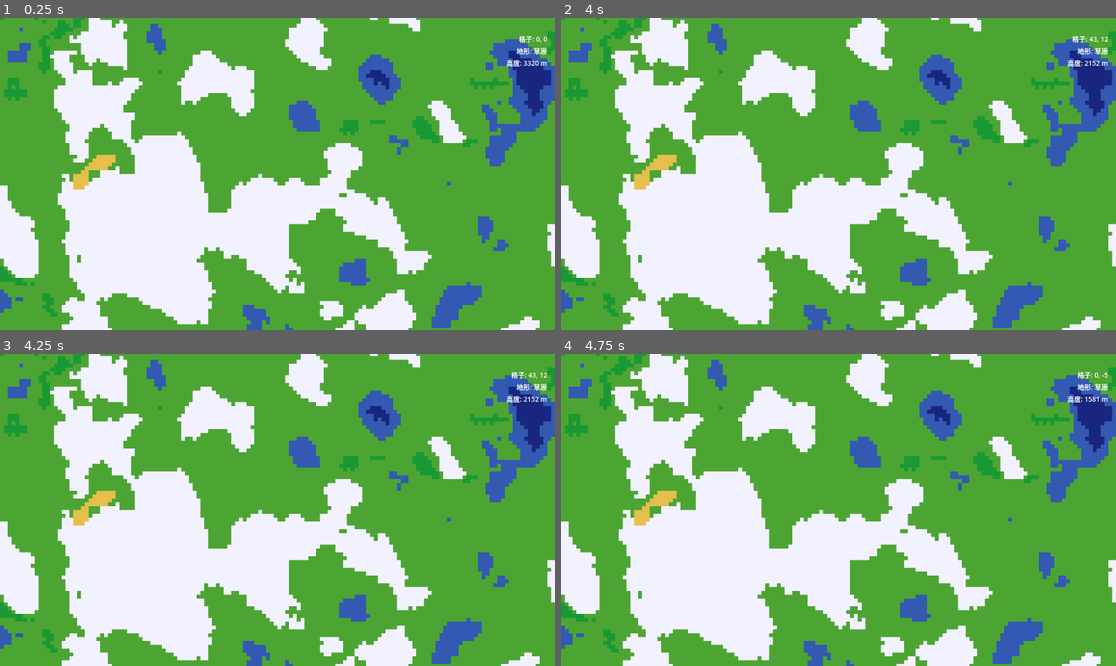
Above: before the commit, frames 1-4 (two rows, left to right).
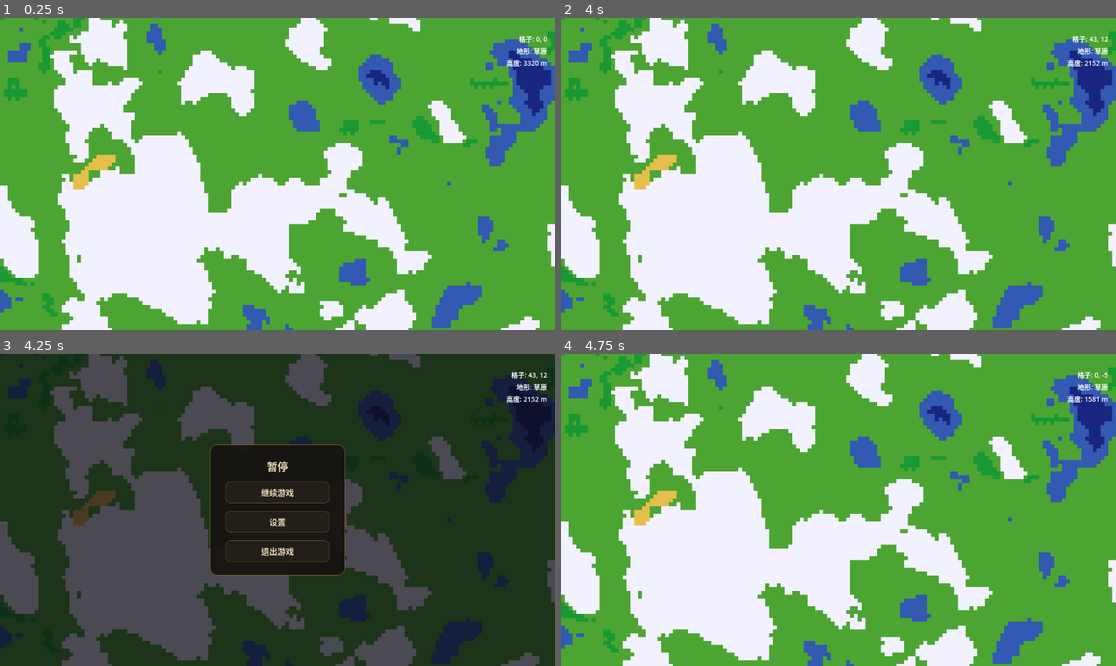
Above: after the commit, the same moments.

Repository: iiishop/cultivation-simulator
Game: Godot game, scene res://Scenes/map_view.tscn
Same seed, same stepped clock (60 frames per second), same inputs: the game is played once before the commit and once after it.
Inputs (mouse positions are in pixels of both pictures, inside the frame that each line leads up to):
- Up to frame 1 (0.25 s): no input
- Up to frame 2 (4 s): tap Enter at 0.5, 2, 3.5 s; move the mouse to (960, 158) at 0.52 s; click (960, 158) at 0.67 s; tap Space at 1.25, 2.75 s; drag from (727, 189) to (810, 236) at 1.27 s; move the mouse to (894, 105) at 2.02 s; click (894, 105) at 2.17 s; drag from (810, 236) to (672, 127) at 2.77 s; move the mouse to (1005, 220) at 3.52 s; click (1005, 220) at 3.67 s
- Up to frame 3 (4.25 s): tap Escape (ui_cancel) at 4.15 s
- Up to frame 4 (4.75 s): click (838, 491) at 4.25 s, where only the run after the commit has a clickable "继续游戏"

Frames 1-2 are identical in both runs. In frame 3, 100% of the frame differs, in the area x 0-100%, y 0-100%; in frame 4, nothing differs.

Commit message:
feat: Integrate pause menu into map_view and map_camera scripts
- Added a reference to the PauseMenu scene in map_view.tscn for better game state management.
- Updated map_camera.gd to include a pause_menu variable, allowing the pause menu to be displayed when the game is paused.
- Implemented input handling for opening the pause menu using the ESC key when the game is not paused.

Diff:
--- /dev/null
+++ b/Scenes/PauseMenu.tscn
@@ -0,0 +1,58 @@
+[gd_scene load_steps=2 format=3 uid="uid://dpause_menu_001"]
+
+[ext_resource type="Script" path="res://Scripts/pause_menu.gd" id="1_script"]
+
+[node name="PauseMenu" type="CanvasLayer"]
+process_mode = 3
+script = ExtResource("1_script")
+
+[node name="Background" type="ColorRect" parent="."]
+anchors_preset = 15
+anchor_right = 1.0
+anchor_bottom = 1.0
+grow_horizontal = 2
+grow_vertical = 2
+color = Color(0, 0, 0, 0.5)
+
+[node name="CenterContainer" type="CenterContainer" parent="."]
+anchors_preset = 15
+anchor_right = 1.0
+anchor_bottom = 1.0
+grow_horizontal = 2
+grow_vertical = 2
+
+[node name="PanelContainer" type="PanelContainer" parent="CenterContainer"]
+layout_mode = 2
+
+[node name="MarginContainer" type="MarginContainer" parent="CenterContainer/PanelContainer"]
+layout_mode = 2
+theme_override_constants/margin_left = 32
+theme_override_constants/margin_top = 28
+theme_override_constants/margin_right = 32
+theme_override_constants/margin_bottom = 28
+
+[node name="VBoxContainer" type="VBoxContainer" parent="CenterContainer/PanelContainer/MarginContainer"]
+layout_mode = 2
+theme_override_constants/separation = 16
+
+[node name="Title" type="Label" parent="CenterContainer/PanelContainer/MarginContainer/VBoxContainer"]
+unique_name_in_owner = true
+layout_mode = 2
+theme_override_font_sizes/font_size = 22
+text = "暂停"
+horizontal_alignment = 1
+
+[node name="BtnContinue" type="Button" parent="CenterContainer/PanelContainer/MarginContainer/VBoxContainer"]
+unique_name_in_owner = true
+layout_mode = 2
+text = "继续游戏"
+
+[node name="BtnSettings" type="Button" parent="CenterContainer/PanelContainer/MarginContainer/VBoxContainer"]
+unique_name_in_owner = true
+layout_mode = 2
+text = "设置"
+
+[node name="BtnQuit" type="Button" parent="CenterContainer/PanelContainer/MarginContainer/VBoxContainer"]
+unique_name_in_owner = true
+layout_mode = 2
+text = "退出游戏"
--- a/Scenes/map_view.tscn
+++ b/Scenes/map_view.tscn
@@ -1,7 +1,8 @@
-[gd_scene format=3 uid="uid://c2vx8qm4njy1b"]
+[gd_scene load_steps=3 format=3 uid="uid://c2vx8qm4njy1b"]
 
 [ext_resource type="Script" uid="uid://0ufwlxt8wsb6" path="res://Scripts/terrain_generator.gd" id="1"]
 [ext_resource type="Script" uid="uid://cbpu4wxxmbitf" path="res://Scripts/map_camera.gd" id="2"]
+[ext_resource type="PackedScene" uid="uid://dpause_menu_001" path="res://Scenes/PauseMenu.tscn" id="3"]
 
 [node name="MapView" type="Node2D" unique_id=1204455326]
 
@@ -13,6 +14,8 @@
 
 [node name="MapController" type="Node" parent="." unique_id=640548792]
 script = ExtResource("2")
+
+[node name="PauseMenu" type="CanvasLayer" parent="." instance=ExtResource("3")]
 
 [node name="UI" type="CanvasLayer" parent="." unique_id=1127517855]
 
--- a/Scripts/map_camera.gd
+++ b/Scripts/map_camera.gd
@@ -6,6 +6,7 @@
 @export var camera: Camera2D
 @export var tile_map: TileMapLayer
 @export var tile_info_label: Label
+@export var pause_menu: CanvasLayer
 
 const ZOOM_MIN := 0.25
 const ZOOM_MAX := 3.0
@@ -23,12 +24,21 @@
 		tile_map = get_parent().get_node_or_null("TerrainMap")
 	if not tile_info_label:
 		tile_info_label = get_parent().get_node_or_null("UI/TileInfo")
+	if not pause_menu:
+		pause_menu = get_parent().get_node_or_null("PauseMenu")
 	if tile_info_label:
 		tile_info_label.text = "—"
 
 
 func _input(event: InputEvent) -> void:
 	if not camera:
+		return
+	# ESC：未暂停时打开暂停菜单（暂停后由菜单自身处理 ESC）
+	if event.is_action_pressed("ui_cancel") and not get_tree().paused:
+		if pause_menu:
+			get_tree().paused = true
+			pause_menu.show()
+			get_viewport().set_input_as_handled()
 		return
 	# 滚轮缩放（以视口中心或鼠标位置为基准）
 	if event is InputEventMouseButton:
--- /dev/null
+++ b/Scripts/pause_menu.gd
@@ -0,0 +1,94 @@
+extends CanvasLayer
+
+## 暂停菜单：仅在 get_tree().paused 时处理（Process Mode = When Paused）
+## ESC 关闭菜单并继续游戏；仙侠风 UI：深色底、暖金点缀、清晰层级
+
+@onready var _title: Label = %Title
+@onready var _panel: PanelContainer = $CenterContainer/PanelContainer
+@onready var _btn_continue: Button = %BtnContinue
+@onready var _btn_settings: Button = %BtnSettings
+@onready var _btn_quit: Button = %BtnQuit
+
+const _BG_OVERLAY := Color(0.04, 0.03, 0.06, 0.72)
+const _PANEL_BG := Color(0.09, 0.08, 0.07, 0.96)
+const _PANEL_BORDER := Color(0.55, 0.42, 0.18, 0.9)
+const _BTN_BG := Color(0.14, 0.12, 0.10, 1.0)
+const _BTN_HOVER := Color(0.22, 0.18, 0.14, 1.0)
+const _BTN_PRESSED := Color(0.08, 0.07, 0.06, 1.0)
+const _BTN_BORDER := Color(0.45, 0.35, 0.18, 0.8)
+const _TITLE_COLOR := Color(0.92, 0.86, 0.72, 1.0)
+const _FONT_TITLE := 22
+const _FONT_BTN := 17
+
+
+func _ready() -> void:
+	process_mode = Node.PROCESS_MODE_WHEN_PAUSED
+	hide()
+	_apply_theme()
+	if _btn_continue:
+		_btn_continue.pressed.connect(_on_continue_pressed)
+	if _btn_settings:
+		_btn_settings.pressed.connect(_on_settings_pressed)
+	if _btn_quit:
+		_btn_quit.pressed.connect(_on_quit_pressed)
+
+
+func _apply_theme() -> void:
+	if $Background is ColorRect:
+		($Background as ColorRect).color = _BG_OVERLAY
+	if _panel:
+		_panel.custom_minimum_size.x = 280
+		var panel_style := StyleBoxFlat.new()
+		panel_style.bg_color = _PANEL_BG
+		panel_style.border_color = _PANEL_BORDER
+		panel_style.set_border_width_all(1)
+		panel_style.set_corner_radius_all(14)
+		panel_style.set_content_margin_all(0)
+		_panel.add_theme_stylebox_override("panel", panel_style)
+	if _title:
+		_title.add_theme_font_size_override("font_size", _FONT_TITLE)
+		_title.add_theme_color_override("font_color", _TITLE_COLOR)
+	for btn in [_btn_continue, _btn_settings, _btn_quit]:
+		if not btn is Button:
+			continue
+		btn.add_theme_font_size_override("font_size", _FONT_BTN)
+		btn.custom_minimum_size.y = 44
+		var sb_normal := StyleBoxFlat.new()
+		sb_normal.bg_color = _BTN_BG
+		sb_normal.border_color = _BTN_BORDER
+		sb_normal.set_border_width_all(1)
+		sb_normal.set_corner_radius_all(10)
+		sb_normal.set_content_margin_all(10)
+		btn.add_theme_stylebox_override("normal", sb_normal)
+		var sb_hover := sb_normal.duplicate()
+		(sb_hover as StyleBoxFlat).bg_color = _BTN_HOVER
+		btn.add_theme_stylebox_override("hover", sb_hover)
+		var sb_pressed := sb_normal.duplicate()
+		(sb_pressed as StyleBoxFlat).bg_color = _BTN_PRESSED
+		btn.add_theme_stylebox_override("pressed", sb_pressed)
+		btn.add_theme_color_override("font_color", _TITLE_COLOR)
+		btn.add_theme_color_override("font_hover_color", Color(1.0, 0.95, 0.82, 1.0))
+
+
+func _input(event: InputEvent) -> void:
+	if event.is_action_pressed("ui_cancel"):
+		_close_and_resume()
+		get_viewport().set_input_as_handled()
+
+
+func _close_and_resume() -> void:
+	hide()
+	get_tree().paused = false
+
+
+func _on_continue_pressed() -> void:
+	_close_and_resume()
+
+
+func _on_settings_pressed() -> void:
+	# 预留：打开设置界面
+	pass
+
+
+func _on_quit_pressed() -> void:
+	get_tree().quit()
Not shown, added: Scripts/pause_menu.gd.uid
Not shown, added: .cursor/rules/godot-docs-first.mdc
Not shown, added: .cursorrules
